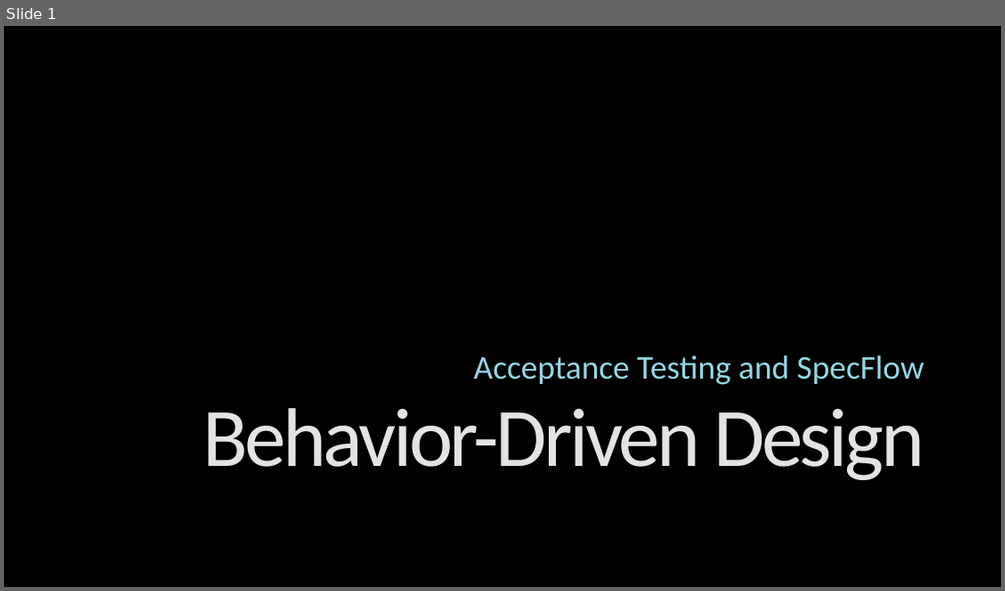
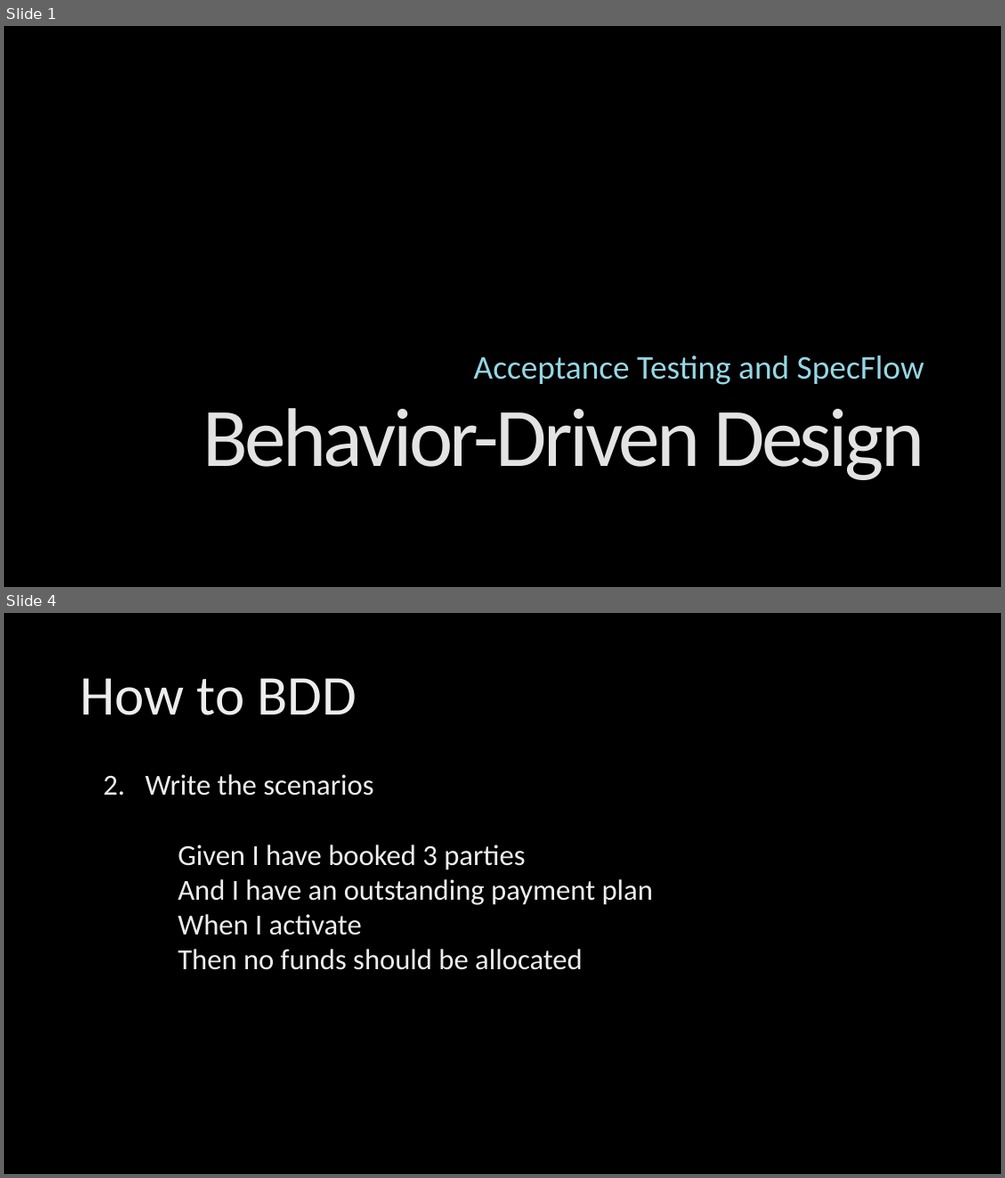
Before and after one commit to ingramam/BDD-lunch-and-learn, a slide deck: BDD.pptx. Shown one above the other, each under a label of ours: slide 1 before the commit, slides 1 and 4 after it; the slides between them are not shown. The pictures are 1005x591 and 1005x1178 pixels, drawn with LibreOffice and Linux fonts; fonts in the diff are those of the drawing; background and template pictures are left out. Boxes give left, top, right and bottom in pixels: in the first picture for what was removed or moved away, otherwise in the second. Text is boxed around its words. In the diff, an @@ line names an element or a change of style, - is before the commit and + after.

```diff
--- a/BDD.pptx
+++ b/BDD.pptx
@@ slide 4 added at bbox=[4, 613, 1001, 1174], background picture (left out) @@
@@ title added at bbox=[80, 678, 357, 715], 54 pt, text gradient #BFBFBF to #EDEDED to #FFFFFF @@
+How to BDD
@@ text added at bbox=[146, 774, 653, 970], 28 pt, text gradient #BFBFBF to #EDEDED to #FFFFFF @@
+2. Write the scenarios
+Given I have booked 3 parties
+And I have an outstanding payment plan
+When I activate
+Then no funds should be allocated
```
Also in this commit, not shown: 3 other slides added, 1 slide removed.
